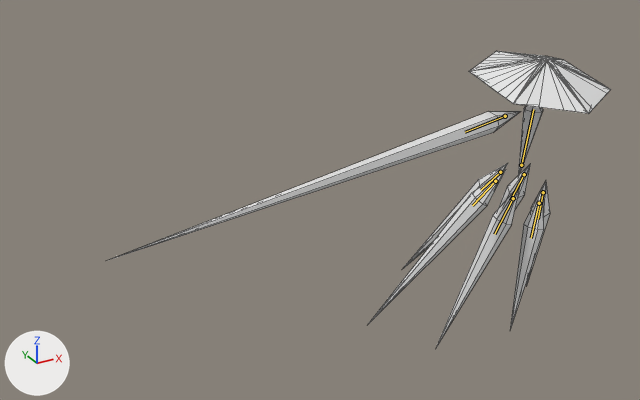
What one commit did to the glTF model glb_imports/Clarity.glb.
The view is the same before and after, from a camera (50 mm lens) standing at (-56.9, -62.2, 36.6) and looking at (-20.4, 4.3, 3.4). Lighting does not change. The marker at lower left points along +X, +Y and +Z. The picture after the commit comes second. Both versions are drawn at frame 53 of the action 'DoubleSliceLeftDelayed'; the numbers are the values there. The bones that change, and the others that lie on the model, are drawn over the model as lines. Mesh edges are drawn as thin lines.

Names of what the first picture shows: 'Arm', 'BackLeft', 'BackRight', 'Center', 'FrontRight', 'Hat', 'MiddleRight' and 2 more.
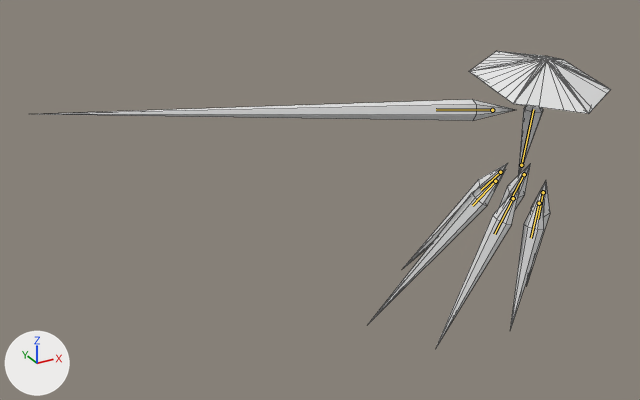
Where the change shows, as pixel boxes (x1, y1, x2, y2) in the pictures (640 x 400 px):
'Arm', posed (15% wider, 85% shorter)
    before: (107, 111, 521, 261)
    after: (41, 99, 516, 121)
bone 'Arm', root to tip
    before: (505, 116) to (465, 132)
    after: (492, 110) to (436, 109)

The change in detail:
Bone 'Arm' (bone_arm) moves from (1.03, -0.46, -0.08) to (1.04, -0.53, -1.7).
Bone 'Arm' (bone_arm) turns from (-4, 174, -27) to (-25, -7, -29) degrees about its own x, y and z.
